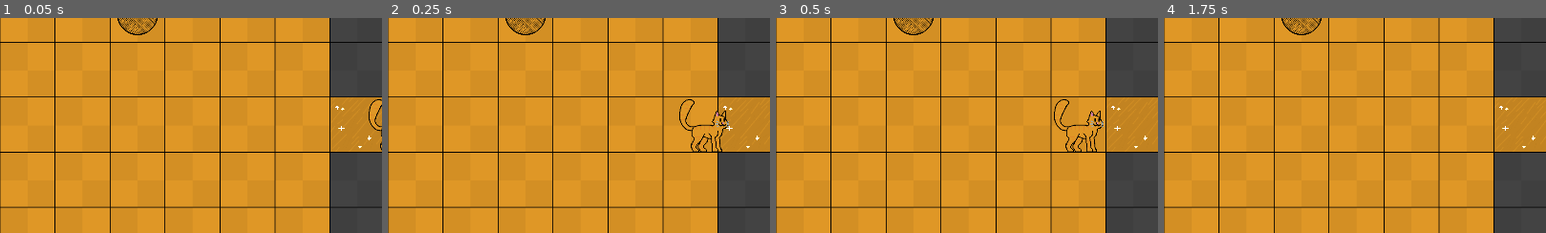
Above: before the commit, frames 1-4 (left to right).
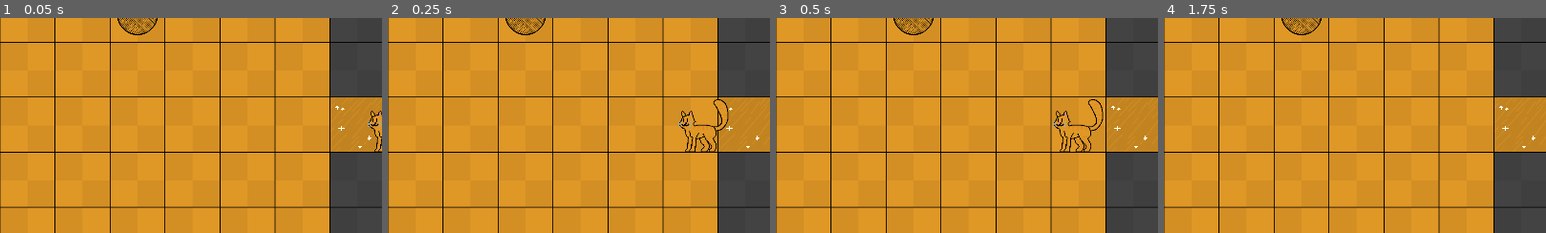
Above: after the commit, the same moments.

Repository: ItsLJcool/gamejam-whiskers
Game: Godot game, scene res://Levels/Intro Levels/Starting.tscn
Same seed, same stepped clock (60 frames per second), same inputs: the game is played once before the commit and once after it.
Inputs:
- Up to frame 1 (0.05 s): no input
- Up to frame 2 (0.25 s): no input
- Up to frame 3 (0.5 s): no input
- Up to frame 4 (1.75 s): hold D (Player_Right) 0.53-1.28 s; tap Enter at 1.25 s; hold S (Player_Down) from 1.28 s (still down)
The pictures show only the part of the screen within x 50-100%, y 27-77%; the shares and areas given below are measured in that part.

The runs differ from the first frame. In frame 1, 0.5% of the frame differs, in the area x 96-100%, y 37-63%; in frame 2, 1.1%, in the area x 76-90%, y 37-63%; in frame 3, 0.9%; in frame 4, nothing differs.

Commit message:
PlayerCat update

Diff:
--- a/Assets/PlayerCat.gd
+++ b/Assets/PlayerCat.gd
@@ -136,10 +136,8 @@
 func get_direction_from_input() -> Vector2:
 	if CAN_INPUT:
 		if Input.is_action_just_pressed("Player_Right"):
-			FLIPPED = false
 			return Vector2(1, 0)
 		elif Input.is_action_just_pressed("Player_Left"):
-			FLIPPED = true
 			return Vector2(-1, 0)
 		elif Input.is_action_just_pressed("Player_Down"):
 			return Vector2(0, 1)
@@ -148,6 +146,7 @@
 	return Vector2.ZERO
 
 func move(direction: Vector2):
+	FLIPPED = true if direction.x < 0 else false
 	_last_direction = direction
 	prev_target_position = target_position
 	target_position += direction * tile_size
